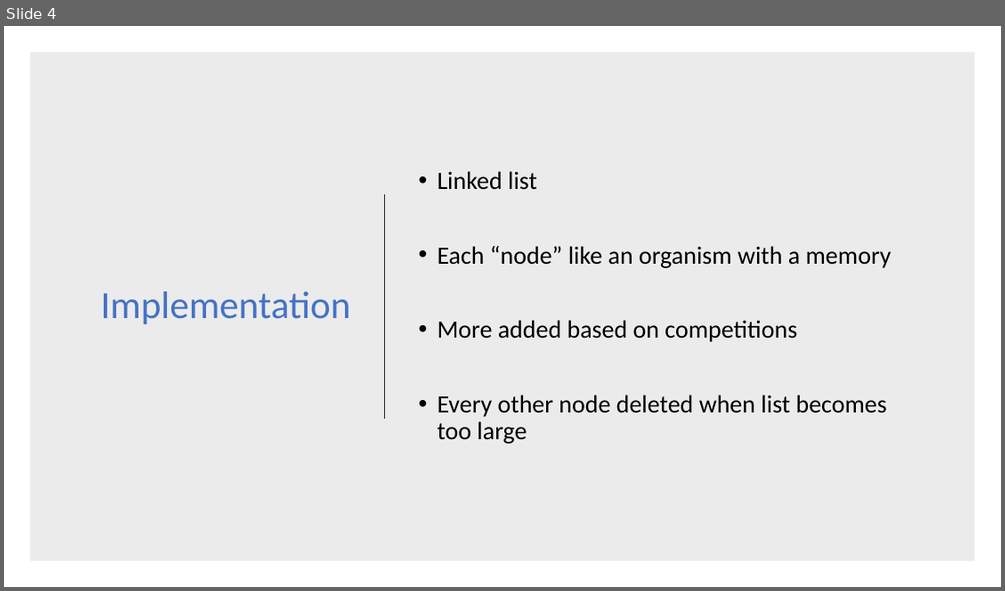
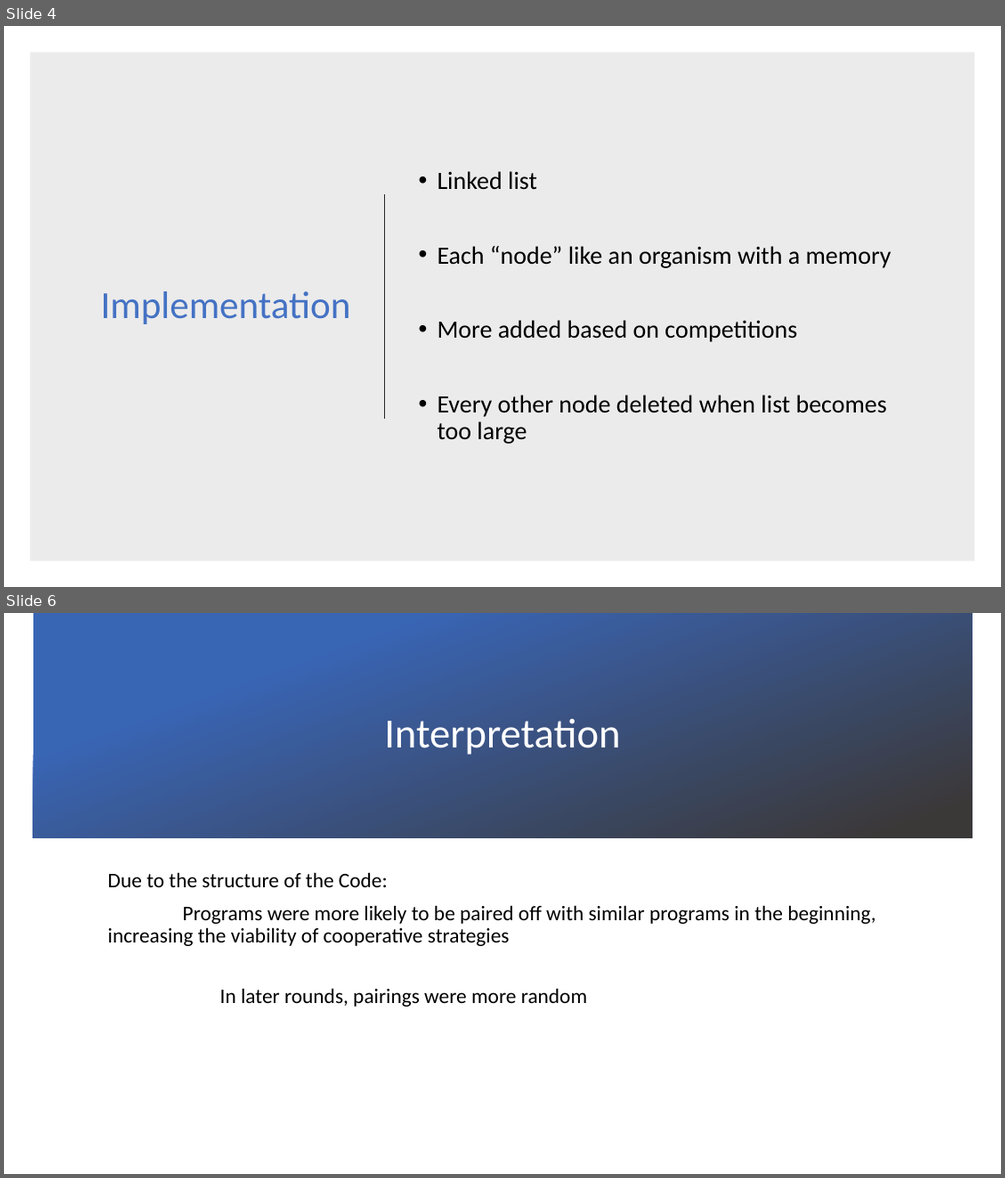
Before and after one commit to Birdfeathers/Prisoner-s-Dilemma, a slide deck: Prisoner’s Dilemma Simulation.pptx. Shown one above the other, each under a label of ours: slide 4 before the commit, slides 4 and 6 after it; the slides between them are not shown. The pictures are 1005x591 and 1005x1178 pixels, drawn with LibreOffice and Linux fonts; fonts in the diff are those of the drawing; background and template pictures are left out. Boxes give left, top, right and bottom in pixels: in the first picture for what was removed or moved away, otherwise in the second. Text is boxed around its words. In the diff, an @@ line names an element or a change of style, - is before the commit and + after.

```diff
--- a/Prisoner’s Dilemma Simulation.pptx
+++ b/Prisoner’s Dilemma Simulation.pptx
@@ slide 6 added at box(4, 613, 1001, 1174), background picture (left out) @@
@@ rectangle added at box(33, 613, 972, 838), fill gradient #3965B5 to #3B3838 @@
@@ title added at box(384, 719, 620, 755), 40 pt, text #FFFFFF @@
+Interpretation
@@ text added at box(108, 872, 875, 1006), 20 pt, text #000000 @@
+Due to the structure of the Code:
+Programs were more likely to be paired off with similar programs in the beginning, increasing the viability of cooperative strategies
+  In later rounds, pairings were more random
```
Also in this commit, not shown: 1 slide changed, 3 other slides added.
